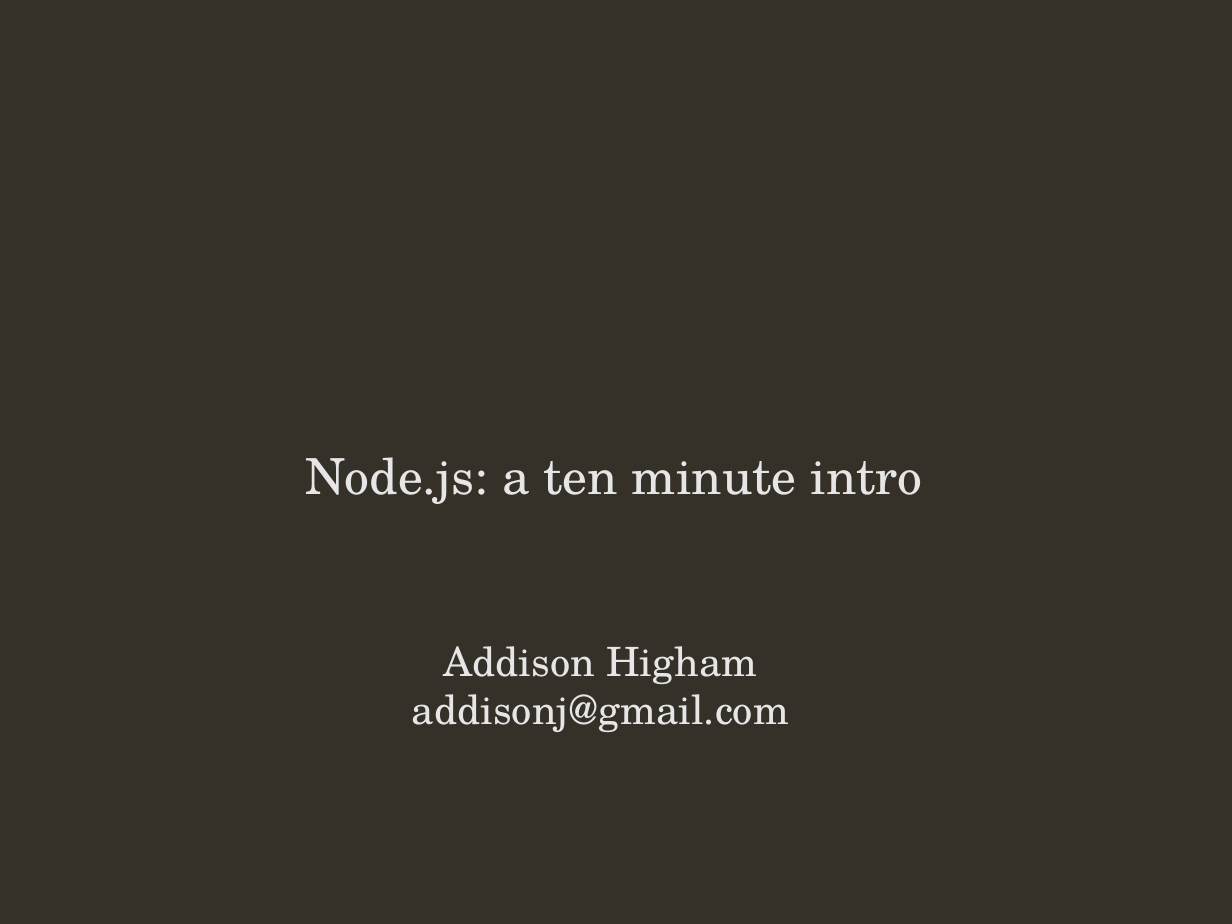
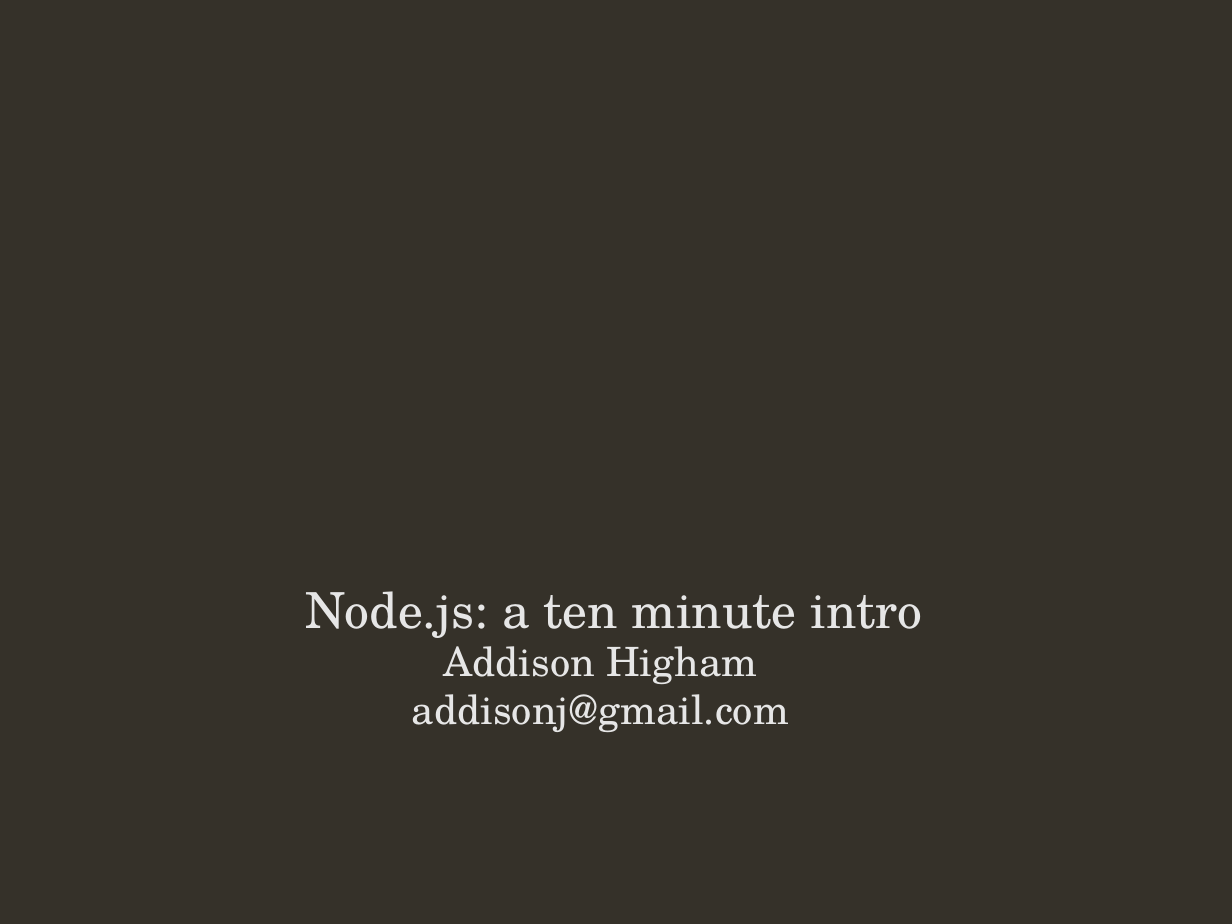
Before and after one commit to addisonj/presentation, a slide deck: slide 1 of presentation.odp. Drawn at 1232x924 pixels with LibreOffice and Linux fonts; fonts in the diff are those of the drawing; background and template pictures are left out. Boxes give left, top, right and bottom in pixels: in the first picture for what was removed or moved away, otherwise in the second. Text is boxed around its words. In the diff, an @@ line names an element or a change of style, - is before the commit and + after.

```diff
--- a/presentation.odp
+++ b/presentation.odp
@@ subtitle "Node.js: a ten minute intro": place and size @@
-subtitle "Node.js: a ten minute intro" at bbox=[306, 457, 923, 504]
+subtitle "Node.js: a ten minute intro" at bbox=[306, 591, 923, 638]
```
Also in this commit, not shown: 12 other files.
